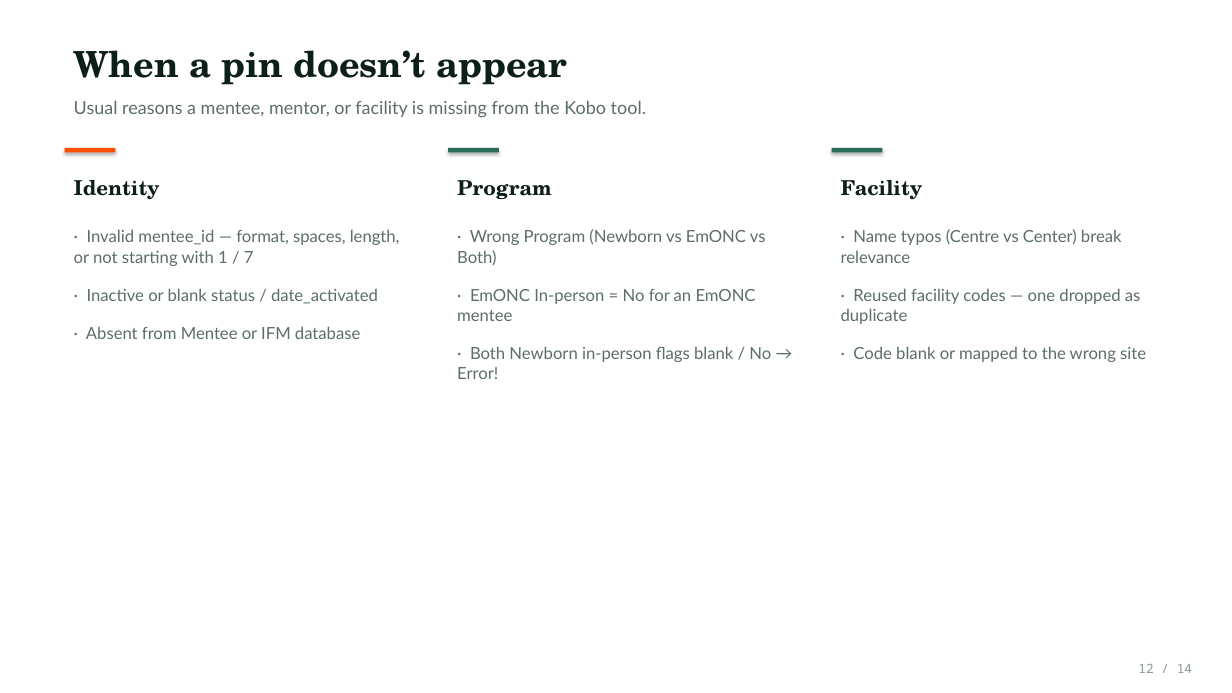
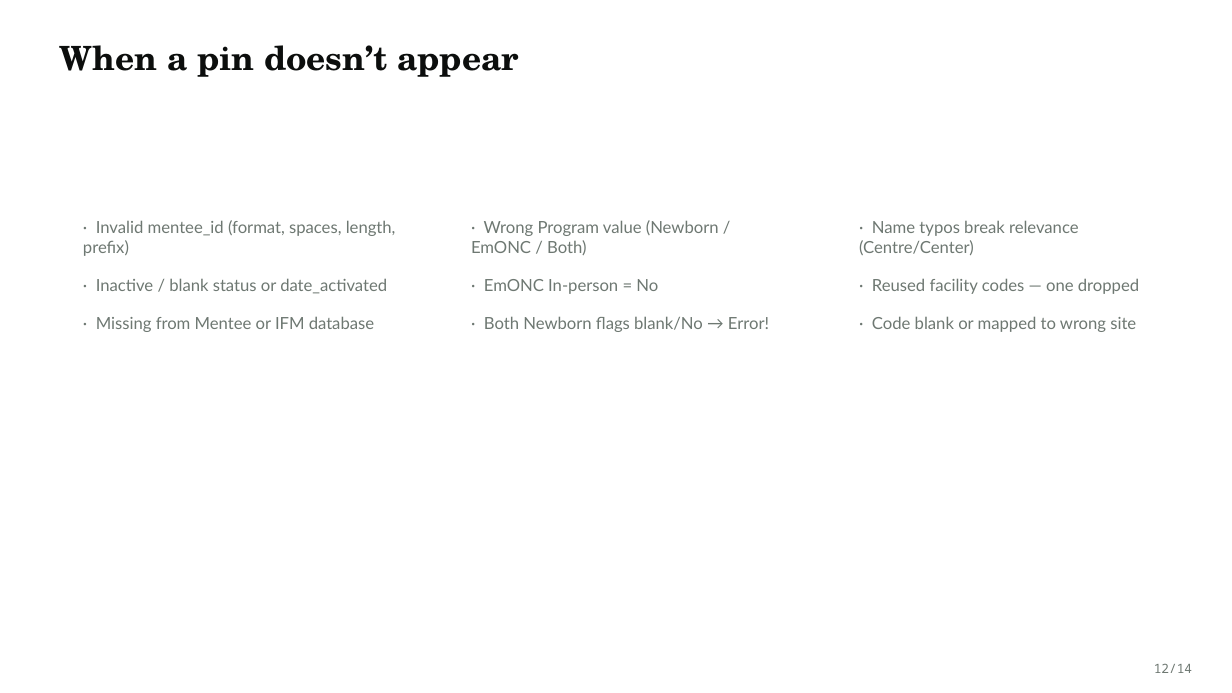
Before and after one commit to kakaijacob/Special-Operations-Schema, a slide deck: slide 12 of docs/Mentee_Mapping_SOP.pptx. Drawn at 1232x693 pixels with LibreOffice and Linux fonts; fonts in the diff are those of the drawing; background and template pictures are left out. Boxes give left, top, right and bottom in pixels: in the first picture for what was removed or moved away, otherwise in the second. Text is boxed around its words. In the diff, an @@ line names an element or a change of style, - is before the commit and + after.

```diff
--- a/docs/Mentee_Mapping_SOP.pptx
+++ b/docs/Mentee_Mapping_SOP.pptx
@@ text "When a pin doesn’t appear": place and size @@
-text "When a pin doesn’t appear" at (74,50,568,85)
+text "When a pin doesn’t appear" at (60,45,519,77)
@@ text "When a pin doesn’t appear" at (60,45,519,77): size 28 to 26 pt, text colour #0D1F1A to #0C0E0D @@
@@ text removed at (74,101,646,117) @@
-Usual reasons a mentee, mentor, or facility is missing from the Kobo tool.
@@ rectangle removed at (65,148,116,152) @@
@@ font TeX Gyre Schola to Lato, text colour #0D1F1A to #FFFFFF in 3 elements at (850,143,1174,180), (462,143,786,180), (74,143,397,180) @@
@@ text "Identity": place and size @@
-text "Identity" at (74,180,160,200)
+text "Identity" at (74,143,397,180)
@@ rectangle removed at (448,148,499,152) @@
@@ text "Program": place and size @@
-text "Program" at (457,180,552,199)
+text "Program" at (462,143,786,180)
@@ rectangle removed at (832,148,883,152) @@
@@ text "Facility": place and size @@
-text "Facility" at (841,180,923,200)
+text "Facility" at (850,143,1174,180)
@@ text at (83,220,396,332): text changed; text colour #5C6E66 to #6E7872 @@
-· Invalid mentee_id — format, spaces, length, or not starting with 1 / 7
-· Inactive or blank status / date_activated
-· Absent from Mentee or IFM database
+· Invalid mentee_id (format, spaces, length, prefix)
+· Inactive / blank status or date_activated
+· Missing from Mentee or IFM database
@@ text at (471,220,769,332): text changed; text colour #5C6E66 to #6E7872 @@
-· Wrong Program (Newborn vs EmONC vs Both)
-· EmONC In-person = No for an EmONC mentee
-· Both Newborn in-person flags blank / No → Error!
+· Wrong Program value (Newborn / EmONC / Both)
+· EmONC In-person = No
+· Both Newborn flags blank/No → Error!
@@ text at (859,220,1139,332): text changed; text colour #5C6E66 to #6E7872 @@
-· Name typos (Centre vs Center) break relevance
-· Reused facility codes — one dropped as duplicate
-· Code blank or mapped to the wrong site
+· Name typos break relevance (Centre/Center)
+· Reused facility codes — one dropped
+· Code blank or mapped to wrong site
@@ text at (1154,664,1192,673): text changed; text colour #8A9A92 to #6E7872 @@
-12 / 14
+12/14
```
Also in this commit, not shown: 11 other slides changed, 2 slides added, 2 slides removed, 12 other files.
